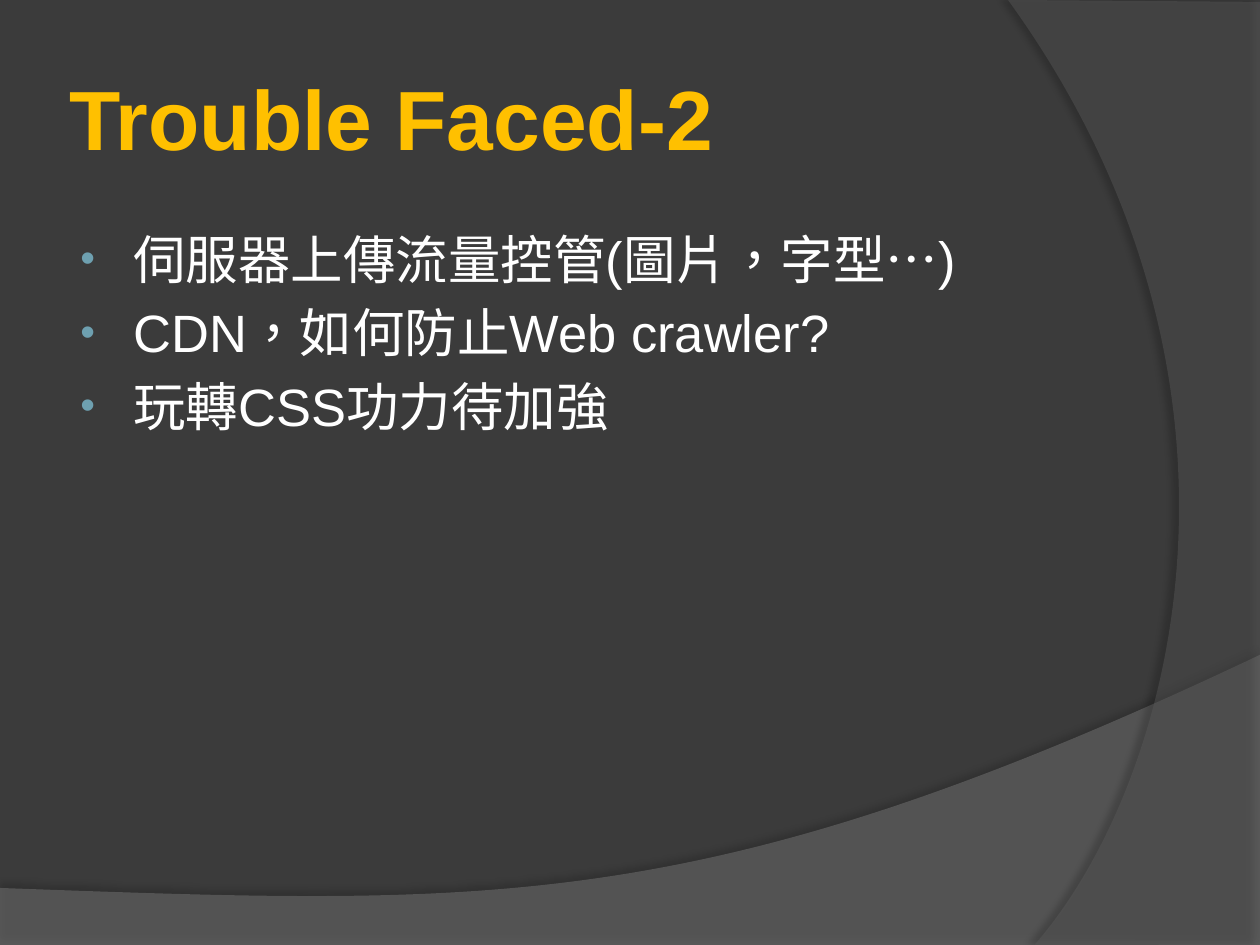
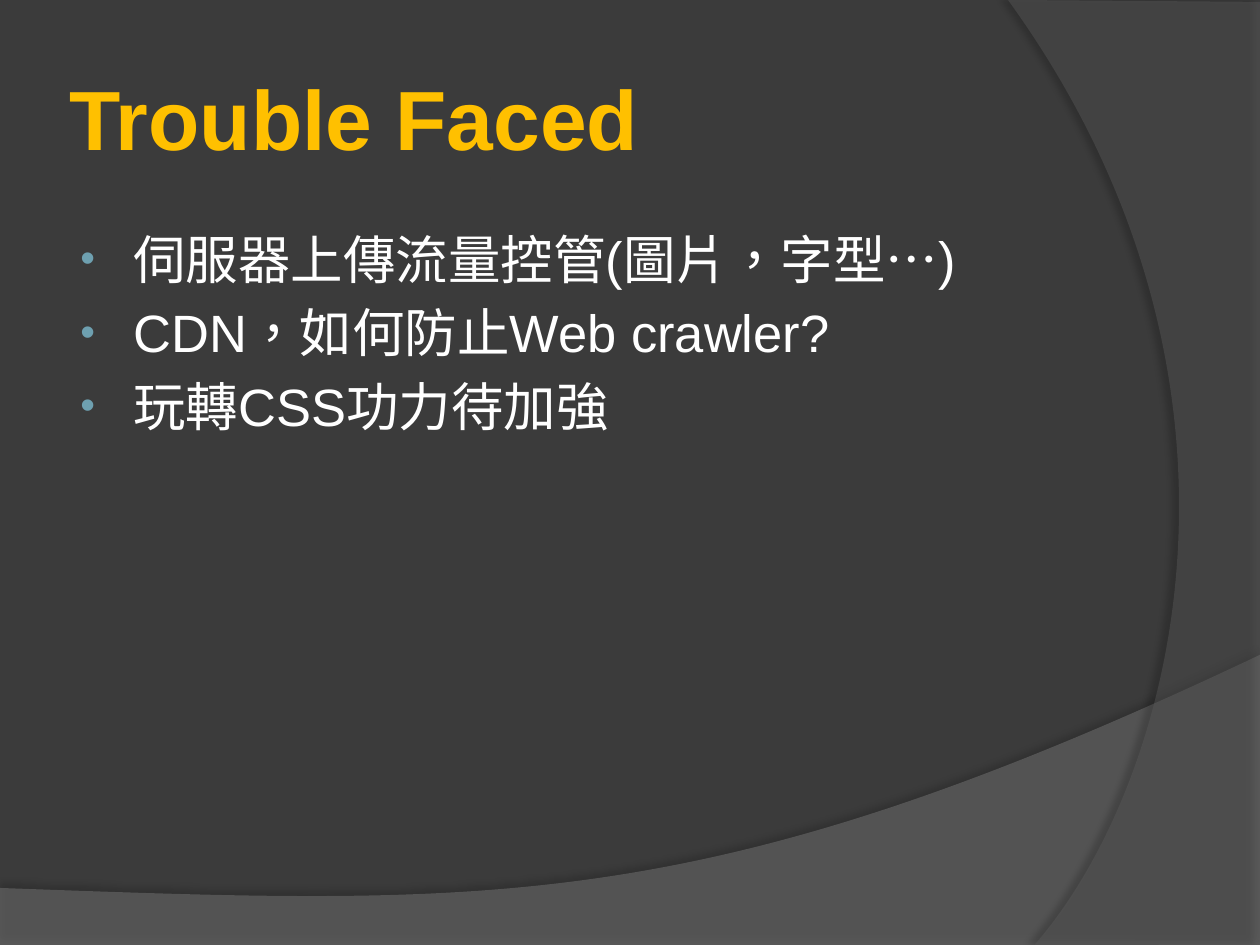
Before and after one commit to Michelletai/G12, a slide deck: slide 15 of doc/client/G12-網頁導航網.pptx. Drawn at 1260x945 pixels with LibreOffice and Linux fonts; fonts in the diff are those of the drawing. Boxes give left, top, right and bottom in pixels: in the first picture for what was removed or moved away, otherwise in the second. Text is boxed around its words. In the diff, an @@ line names an element or a change of style, - is before the commit and + after.

```diff
--- a/doc/client/G12-網頁導航網.pptx
+++ b/doc/client/G12-網頁導航網.pptx
@@ title at [69,89,638,151]: text changed @@
-Trouble Faced-2
+Trouble Faced
```
Also in this commit, not shown: 1 other slide changed, 1 slide added, 1 slide removed, 1 other file.
